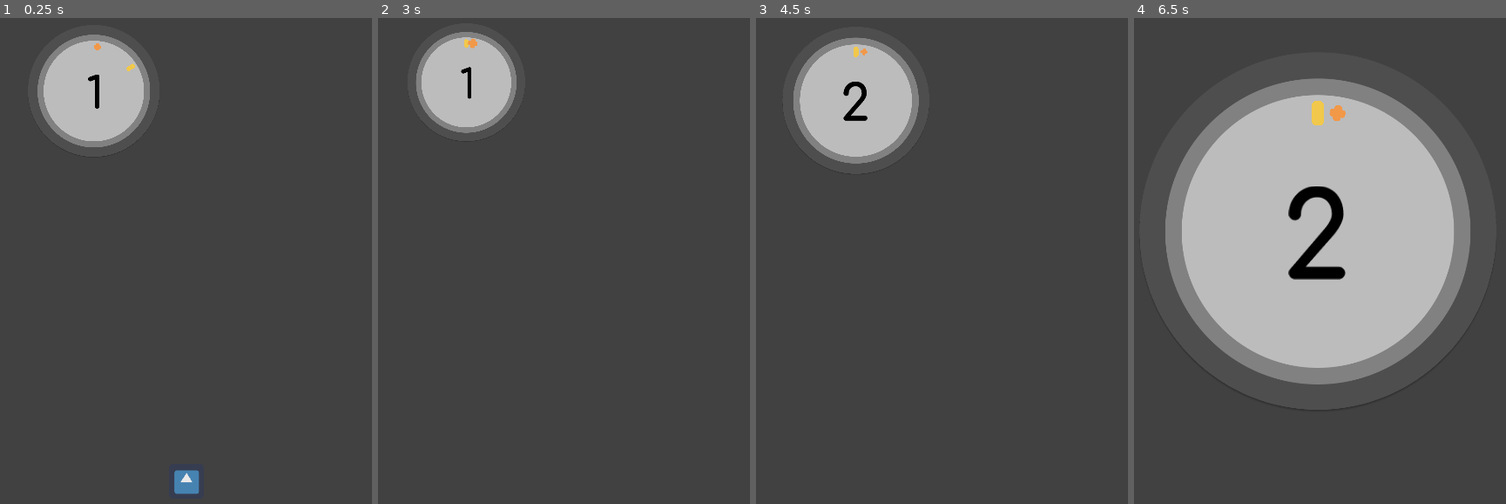
Above: before the commit, frames 1-4 (left to right).
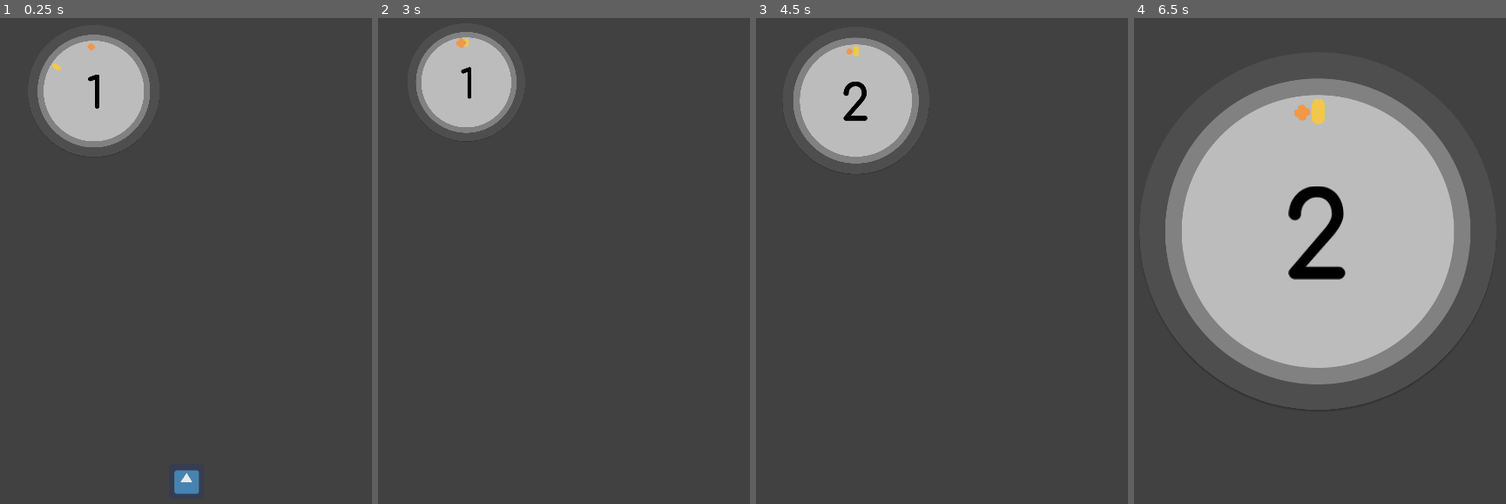
Above: after the commit, the same moments.

Repository: takecare/popthelock
Game: Godot game, scene res://scenes/Start.tscn
Two runs of this game, one before a commit and one after it. Both use one fixed random seed, a clock stepped at 60 frames per second and the inputs below. The engine's default icon, where the game draws it, is replaced by a stand-in: a white triangle on a blue panel in a dark square.
Inputs (mouse positions are in pixels of both pictures, inside the frame that each line leads up to):
- Up to frame 1 (0.25 s): no input
- Up to frame 2 (3 s): click (564, 479) at 0.5 s; tap Enter at 1.25, 2.75 s; move the mouse to (649, 231) at 1.27 s; hold W 1.28-2.03 s; click (649, 231) at 1.35 s; tap Space at 2 s; move the mouse to (485, 304) at 2.02 s; hold S 2.03-2.78 s; tap G at 2.1 s; move the mouse to (604, 115) at 2.77 s; hold W from 2.78 s (still down); tap H at 2.85 s
- Up to frame 3 (4.5 s): tap Space at 3.5 s; move the mouse to (923, 406) at 3.52 s; tap J at 3.6 s; tap Enter at 4.25 s; move the mouse to (1061, 372) at 4.27 s; release W at 4.28 s; hold S from 4.28 s (still down); tap Z at 4.35 s
- Up to frame 4 (6.5 s): keep holding S; move the mouse to (1204, 163) at 5.02 s; tap X at 5.1 s; move the mouse to (1338, 265) at 5.77 s; tap P at 5.85 s

The runs differ from the first frame. In frame 1, less than 0.1% of the frame differs, in the area x 14-37%, y 5-11%; in frame 2, less than 0.1%; in frame 3, less than 0.1%; in frame 4, 0.2%, in the area x 43-57%, y 16-23%.

Commit message:
wip: detect when crosshair goes past target

Diff:
--- a/scenes/Main.tscn
+++ b/scenes/Main.tscn
@@ -124,6 +124,11 @@
 
 [connection signal="tapped" from="GUI/HBox/StartButton" to="." method="_on_start_button_tapped"]
 [connection signal="target_entered" from="Game/Target" to="Game/Crosshair" method="_on_target_area_entered"]
+[connection signal="target_entered_left" from="Game/Target" to="." method="_on_target_entered_left"]
+[connection signal="target_entered_right" from="Game/Target" to="." method="_on_target_entered_right"]
 [connection signal="target_exited" from="Game/Target" to="Game/Crosshair" method="_on_target_area_exited"]
+[connection signal="target_exited" from="Game/Target" to="." method="_on_target_exited"]
+[connection signal="target_exited_left" from="Game/Target" to="." method="_on_target_exited_left"]
+[connection signal="target_exited_right" from="Game/Target" to="." method="_on_target_exited_right"]
 [connection signal="on_target_hit" from="Game/Crosshair" to="." method="_on_target_hit"]
 [connection signal="on_target_missed" from="Game/Crosshair" to="." method="_on_target_missed"]
--- a/scripts/Main.gd
+++ b/scripts/Main.gd
@@ -1,4 +1,6 @@
 extends Node2D
+
+enum RotationDirection { CW = 1, CCW = -1}
 
 const progression = [1, 2, 3, 4, 5, 6, 7, 8, 9, 10] # TODO fill this in
 const speed_step = 0.1
@@ -9,9 +11,10 @@
 var is_playing: bool = false
 
 onready var crosshair = $Game/Crosshair
-var crosshair_rotation_direction = -1 # 1=CW; -1=CCW # TODO should be enum and eport
+var crosshair_rotation_direction: int = RotationDirection.CW
 var should_crosshair_rotate: bool = true
-var crosshair_speed: float = 0.3
+var crosshair_speed: float = .25
+var crosshair_rotation: float = 0
 
 onready var camera: Camera2D = $Camera
 
@@ -22,6 +25,7 @@
 onready var target: Target = $Game/Target
 var min_angle_deg: float = 30
 var max_angle_deg: float = 60
+var target_rotation: float = 0
 
 onready var score: Score = $Game/Score
 
@@ -30,28 +34,31 @@
 onready var random: RandomNumberGenerator = RandomNumberGenerator.new()
 
 func _ready() -> void:
-  target.set_position(
-    Vector2(
-      lock.center.global_position.x,
-      lock.body.rect_global_position.y + target_radius
-    )
-  )
   score.center_on(lock_center)
   score.set_score(count)
   random.randomize()
   replace_target()
+
+#  target.rotate_around_to(lock_center, target_radius, deg2rad(0.0))
+#  target.rotate_around_to(lock_center, target_radius, deg2rad(45.0))
+#  target.rotate_around_to(lock_center, target_radius, deg2rad(45.0))
+
   # debug:
   yield(get_tree().create_timer(0.2), "timeout")
   _on_start_button_tapped($GUI/HBox/StartButton)
 
 
 func _process(delta: float) -> void:
-  if should_crosshair_rotate:
-    _move_crosshair(delta)
+  if not should_crosshair_rotate:
+    return
+  _move_crosshair(delta)
+  if crosshair_rotation > target_rotation:
+    pass
 
 
 func _move_crosshair(delta: float) -> void:
   var angle = crosshair_speed * delta * crosshair_rotation_direction
+  crosshair_rotation = angle
   crosshair.increase_rotation_around_by(lock_center, angle)
 
 
@@ -74,8 +81,8 @@
   var signed_angle = crosshair_rotation_direction * deg2rad(angle_deg)
   target.increase_rotation_around_by(lock_center, signed_angle)
   var s = 1 if random.randf() > 0.5 else -1
-  min_angle_deg += random.randf_range(5, 25) * s
-  max_angle_deg += random.randf_range(5, 25) * -s
+  min_angle_deg += random.randf_range(15, 40) * s
+  max_angle_deg += random.randf_range(15, 40) * -s
 
 
 func decrease_count() -> void:
@@ -121,6 +128,43 @@
   is_playing = false
 
 
+enum CrosshairPosition { Before, EnteredRight, ExitedTarget, EnteredLeft, ExitedRight, ExitedLeft, Past }
+var crosshair_state = CrosshairPosition.Before
+
+func _on_target_entered_left() -> void:
+  if crosshair_rotation_direction == RotationDirection.CCW:
+    crosshair_state = CrosshairPosition.EnteredLeft
+  elif crosshair_rotation_direction == RotationDirection.CW:
+    crosshair_state = CrosshairPosition.EnteredLeft
+
+
+func _on_target_entered_right() -> void:
+  if crosshair_rotation_direction == RotationDirection.CCW:
+    crosshair_state = CrosshairPosition.EnteredRight
+  elif crosshair_rotation_direction == RotationDirection.CW:
+    crosshair_state = CrosshairPosition.EnteredRight
+
+
+func _on_target_exited() -> void:
+  if crosshair_rotation_direction == RotationDirection.CCW and crosshair_state == CrosshairPosition.ExitedRight:
+    print('>>> PAST (ccw)')
+  elif crosshair_rotation_direction == RotationDirection.CW and crosshair_state == CrosshairPosition.ExitedLeft:
+    print('>>> PAST (cw)')
+
+func _on_target_exited_left() -> void:
+  if crosshair_rotation_direction == RotationDirection.CCW:
+    crosshair_state = CrosshairPosition.ExitedLeft
+  elif crosshair_rotation_direction == RotationDirection.CW:
+    crosshair_state = CrosshairPosition.ExitedLeft
+
+
+func _on_target_exited_right() -> void:
+  if crosshair_rotation_direction == RotationDirection.CCW:
+    crosshair_state = CrosshairPosition.ExitedRight
+  elif crosshair_rotation_direction == RotationDirection.CW:
+    crosshair_state = CrosshairPosition.ExitedRight
+
+
 # debugging utilities
 func _unhandled_key_input(event: InputEventKey) -> void:
   if event.echo || event.pressed: return
--- a/scripts/Rotatable.gd
+++ b/scripts/Rotatable.gd
@@ -6,11 +6,15 @@
 
 # the total by which we've rotated so far. we use this to offer a reset()
 # that reverts the total rotation to place this area2d back where it was
-var _cumulative_rotation: float = 0.0
+var _cumulative_rotation: float = 0.0 setget , get_rotation
 
 # if true then this node will not only be rotated around 'point' but it will
 # also be rotated on its axis so it faces the same point at all times
 var rotate_to_face_point: bool = true
+
+
+func get_rotation() -> float:
+  return _cumulative_rotation
 
 
 func _ready() -> void:
@@ -18,10 +22,10 @@
 
 
 func increase_rotation_around_by(point: Vector2, angle: float) -> void:
-  _rotate(point, angle)
+  _increase_rotatation_around_by(point, angle)
 
 
-func _rotate(around: Vector2, angle: float):
+func _increase_rotatation_around_by(around: Vector2, angle: float):
   _rotate_around(around, angle)
   if rotate_to_face_point:
     _rotate_facing(around)
@@ -48,7 +52,7 @@
 
 
 func _reset_rotation(around: Vector2) -> void:
-  _rotate(around, -_cumulative_rotation)
+  _increase_rotatation_around_by(around, -_cumulative_rotation)
 
 
 # TODO the idea here was to figure out out the angle that we need to rotate by
--- a/scripts/Target.gd
+++ b/scripts/Target.gd
@@ -7,11 +7,12 @@
 # Area2D inherits from Node2D
 
 
-signal target_entered_left
 signal target_entered
 signal target_exited
 signal target_entered_right
-
+signal target_exited_right
+signal target_entered_left
+signal target_exited_left
 
 func _ready() -> void:
   # make sure signals like area_entered and area_exited are emitted
@@ -23,7 +24,6 @@
 func _on_area_entered_in_target(area: Area2D) -> void:
   emit_signal("target_entered")
 
-
 func _on_area_exited_from_target(area: Area2D) -> void:
   emit_signal("target_exited")
 
@@ -32,12 +32,11 @@
   emit_signal("target_entered_left")
 
 func _on_area_exited_from_left_target(area: Area2D) -> void:
-  pass
+  emit_signal("target_exited_left")
 
 
 func _on_area_entered_in_right_target(area: Area2D) -> void:
   emit_signal("target_entered_right")
 
-
 func _on_area_exited_from_right_target(area: Area2D) -> void:
-  pass
+  emit_signal("target_exited_right")
